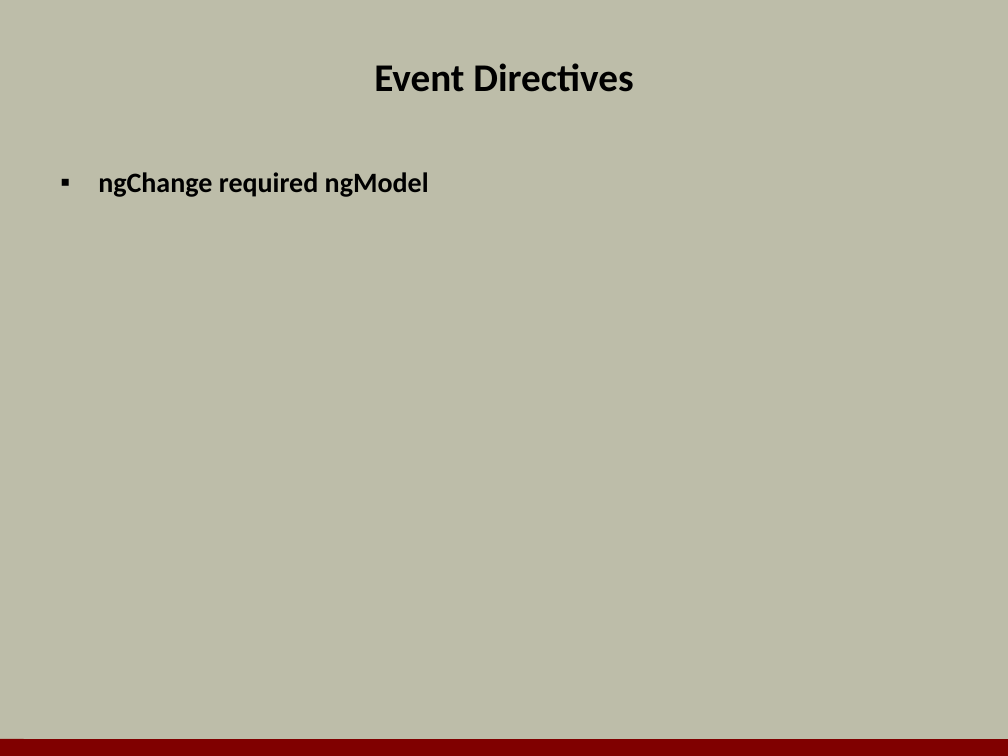
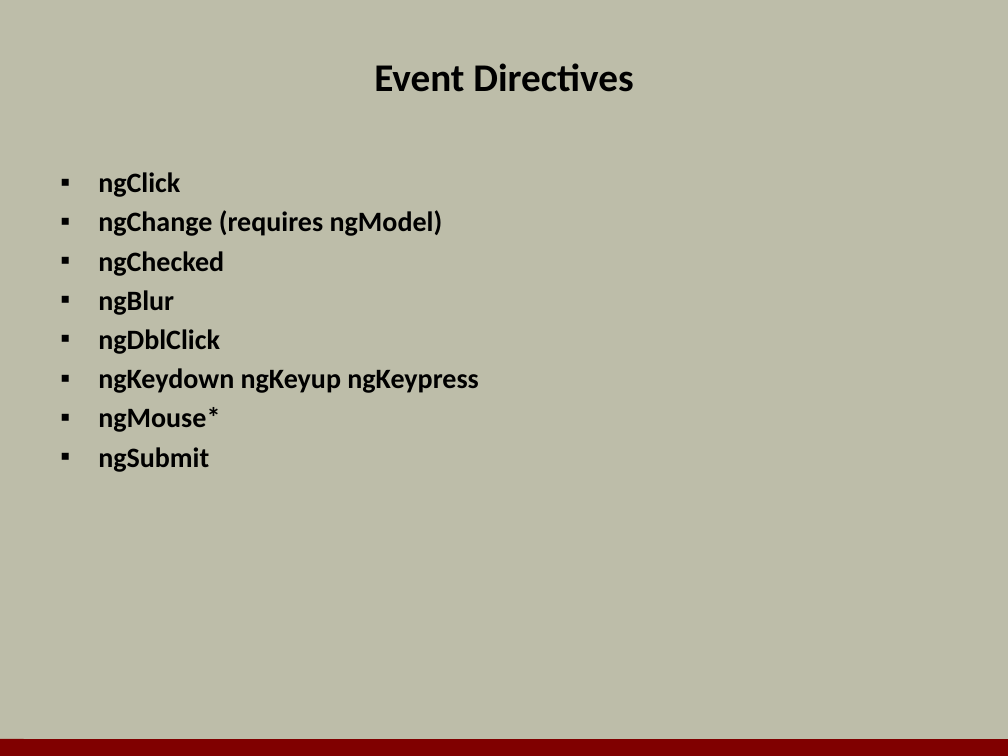
Before and after one commit to OdeToCode/classes, a slide deck: slide 4 of angularjs/slides/05_Directives.pptx. Drawn at 1008x756 pixels with LibreOffice and Linux fonts; fonts in the diff are those of the drawing; background and template pictures are left out. Boxes give left, top, right and bottom in pixels: in the first picture for what was removed or moved away, otherwise in the second. Text is boxed around its words. In the diff, an @@ line names an element or a change of style, - is before the commit and + after.

Commit message:
directives

```diff
--- a/angularjs/slides/05_Directives.pptx
+++ b/angularjs/slides/05_Directives.pptx
@@ text at (98,172,479,472): text changed @@
-▪ ngChange required ngModel
+▪ ngClick
+▪ ngChange (requires ngModel)
+▪ ngChecked
+▪ ngBlur
+▪ ngDblClick
+▪ ngKeydown ngKeyup ngKeypress
+▪ ngMouse*
+▪ ngSubmit
```
Also in this commit, not shown: 9 other slides changed, 3 slides added, 9 slides removed, 1 other file.
